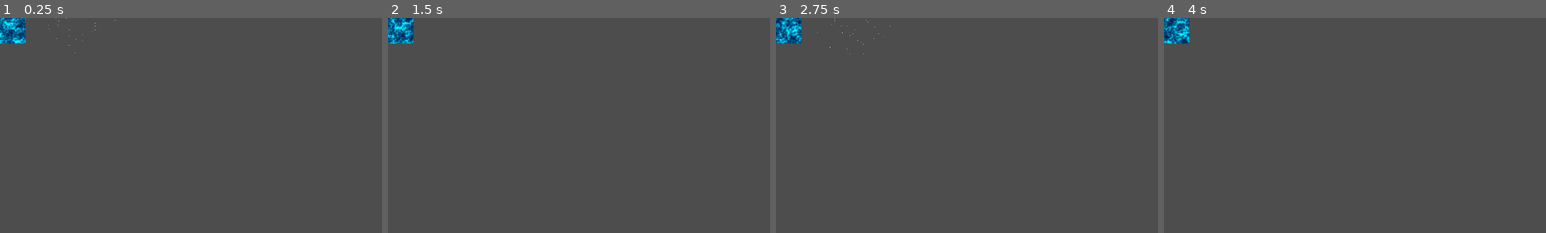
Above: before the commit, frames 1-4 (left to right).
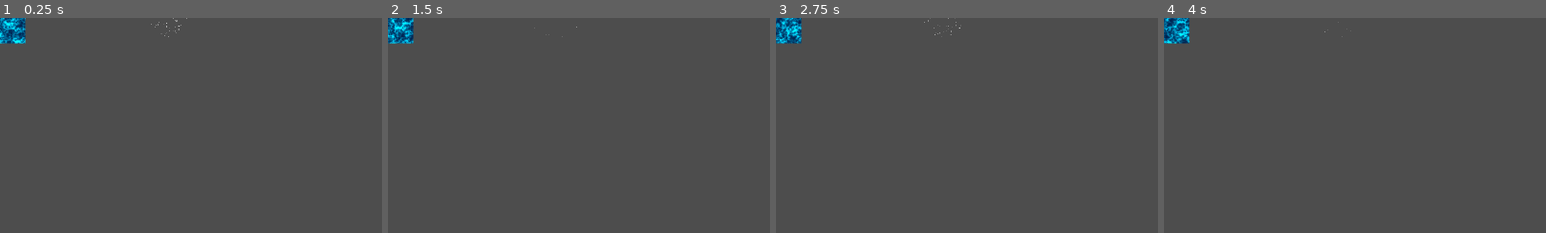
Above: after the commit, the same moments.

Repository: corpusCallosotomy/BubbleBowl
Game: Godot game, scene res://VFX/VFX_Scene_Test.tscn
Two runs of this game, one before a commit and one after it. Both use one fixed random seed, a clock stepped at 60 frames per second and the inputs below. The project has no main scene, so this scene is started directly. The engine's default icon, where the game draws it, is replaced by a stand-in: a white triangle on a blue panel in a dark square.
Inputs:
- Up to frame 1 (0.25 s): no input
- Up to frame 2 (1.5 s): hold D (P1_right) 0.53-1.28 s; tap Down (P2_down) at 0.6 s; tap Enter at 1.25 s; hold S (P1_down) from 1.28 s (still down); tap Left (P2_left) at 1.35 s
- Up to frame 3 (2.75 s): release S (P1_down) at 2.03 s; hold D (P1_right) from 2.03 s (still down); tap Right (P2_right) at 2.1 s
- Up to frame 4 (4 s): tap Space at 2.75 s; release D (P1_right) at 2.78 s; hold W (P1_up) 2.78-3.53 s; tap Up (P2_up) at 2.85 s; tap Enter at 3.5 s; hold A (P1_left) from 3.53 s (still down); tap Down (P2_down) at 3.6 s
The pictures show only the part of the screen within x 0-50%, y 0-50%; the shares and areas given below are measured in that part.

The runs differ from the first frame. In frame 1, less than 0.1% of the frame differs, in the area x 12-49%, y 0-17%; in frame 2, less than 0.1%; in frame 3, less than 0.1%; in frame 4, less than 0.1%.

Commit message:
Update VFX_Scene_Test.tscn

Diff:
--- a/VFX/VFX_Scene_Test.tscn
+++ b/VFX/VFX_Scene_Test.tscn
@@ -1,31 +1,7 @@
-[gd_scene load_steps=11 format=3 uid="uid://bvhb2tr6dpgo2"]
+[gd_scene load_steps=16 format=3 uid="uid://bvhb2tr6dpgo2"]
 
 [ext_resource type="Shader" path="res://VFX/VFX_Scene_Test.gdshader" id="1_qifkf"]
 [ext_resource type="Texture2D" uid="uid://blqc01j3w6hci" path="res://icon.svg" id="2_fu7cr"]
-
-[sub_resource type="Curve" id="Curve_peg8l"]
-_data = [Vector2(0, 1), 0.0, 0.0, 0, 0, Vector2(0.246667, 0.505494), 0.0, 0.0, 0, 0, Vector2(1, 0), 0.0, 0.0, 0, 0]
-point_count = 3
-
-[sub_resource type="CurveTexture" id="CurveTexture_l3xmf"]
-curve = SubResource("Curve_peg8l")
-
-[sub_resource type="ParticleProcessMaterial" id="ParticleProcessMaterial_f0g0o"]
-lifetime_randomness = 0.4
-particle_flag_disable_z = true
-emission_shape_scale = Vector3(35, 35, 1)
-emission_shape = 2
-emission_sphere_radius = 1.0
-angle_min = 1.07288e-05
-angle_max = 1.07288e-05
-spread = 180.0
-flatness = 1.0
-initial_velocity_min = 200.0
-initial_velocity_max = 300.0
-gravity = Vector3(0, 0, 0)
-scale_min = 2.0
-scale_max = 4.0
-scale_curve = SubResource("CurveTexture_l3xmf")
 
 [sub_resource type="FastNoiseLite" id="FastNoiseLite_ibu0k"]
 noise_type = 2
@@ -55,18 +31,81 @@
 shader_parameter/noise1 = SubResource("NoiseTexture2D_16rmy")
 shader_parameter/noise2 = SubResource("NoiseTexture2D_e412v")
 
+[sub_resource type="Gradient" id="Gradient_cp46g"]
+colors = PackedColorArray(0, 1, 0, 1, 1, 1, 1, 1)
+
+[sub_resource type="GradientTexture1D" id="GradientTexture1D_v8eqw"]
+gradient = SubResource("Gradient_cp46g")
+
+[sub_resource type="Curve" id="Curve_peg8l"]
+_data = [Vector2(0.246667, 1), 0.0, 0.0, 0, 0, Vector2(1, 0.252747), 0.0, 0.0, 0, 0]
+point_count = 2
+
+[sub_resource type="CurveTexture" id="CurveTexture_l3xmf"]
+curve = SubResource("Curve_peg8l")
+
+[sub_resource type="ParticleProcessMaterial" id="ParticleProcessMaterial_f0g0o"]
+lifetime_randomness = 0.4
+particle_flag_disable_z = true
+emission_shape_scale = Vector3(55, 75, 1)
+angle_min = 1.07288e-05
+angle_max = 1.07288e-05
+direction = Vector3(0, -1, 0)
+spread = 16.18
+initial_velocity_min = 200.0
+initial_velocity_max = 300.0
+gravity = Vector3(0, 0, 0)
+scale_min = 2.0
+scale_max = 4.0
+scale_curve = SubResource("CurveTexture_l3xmf")
+color = Color(0, 1, 1, 1)
+color_ramp = SubResource("GradientTexture1D_v8eqw")
+turbulence_enabled = true
+turbulence_noise_scale = 0.0
+
+[sub_resource type="Curve" id="Curve_k0qyp"]
+_data = [Vector2(0.246667, 1), 0.0, 0.0, 0, 0, Vector2(1, 0.252747), 0.0, 0.0, 0, 0]
+point_count = 2
+
+[sub_resource type="CurveTexture" id="CurveTexture_ri2ev"]
+curve = SubResource("Curve_k0qyp")
+
+[sub_resource type="ParticleProcessMaterial" id="ParticleProcessMaterial_k5bm2"]
+particle_flag_disable_z = true
+emission_shape = 2
+emission_sphere_radius = 40.0
+spread = 180.0
+flatness = 1.0
+initial_velocity_min = 40.0
+initial_velocity_max = 80.0
+gravity = Vector3(0, 0, 0)
+scale_max = 2.0
+scale_curve = SubResource("CurveTexture_ri2ev")
+turbulence_enabled = true
+turbulence_noise_strength = 0.0
+turbulence_noise_scale = 4.947
+turbulence_influence_min = 0.0
+turbulence_initial_displacement_min = 1.49012e-06
+turbulence_initial_displacement_max = 1.49012e-06
+
 [node name="VfxSceneTest" type="Node2D"]
-
-[node name="PopPart" type="GPUParticles2D" parent="."]
-position = Vector2(203, 0)
-amount = 60
-process_material = SubResource("ParticleProcessMaterial_f0g0o")
-lifetime = 0.5
-explosiveness = 0.95
 
 [node name="Sprite2D" type="Sprite2D" parent="."]
 material = SubResource("ShaderMaterial_lns0o")
 texture = ExtResource("2_fu7cr")
 
-[node name="SpawnBubble" type="GPUParticles2D" parent="."]
+[node name="Confetti" type="GPUParticles2D" parent="."]
+position = Vector2(203, 0)
+amount = 120
+process_material = SubResource("ParticleProcessMaterial_f0g0o")
+lifetime = 0.75
+explosiveness = 0.95
+
+[node name="PopBubble" type="GPUParticles2D" parent="."]
 position = Vector2(420, 0)
+amount = 60
+process_material = SubResource("ParticleProcessMaterial_k5bm2")
+lifetime = 0.5
+explosiveness = 1.0
+
+[node name="DenseBubble" type="GPUParticles2D" parent="."]
